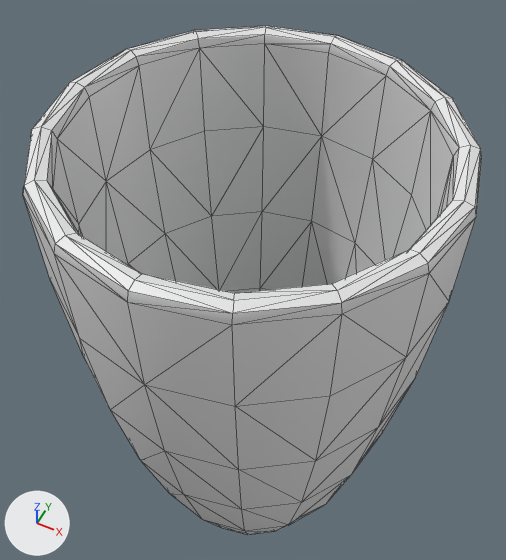
A saved change to the FBX model VR-Dining/Assets/Game Assets/Models/FBX_GroteVaas_3D_001.FBX.
Camera for both pictures: a camera (50 mm lens) standing at (0.234, -0.468, 1.053) and looking at (-0.03, 0.061, 0.393). The lights are fixed; the arrows at lower left show +X, +Y and +Z. Mesh edges are drawn as thin lines. Where no turn or scale is listed for an object, it has been applied to the vertices.

Objects in the first picture: 'GroteVaas'.
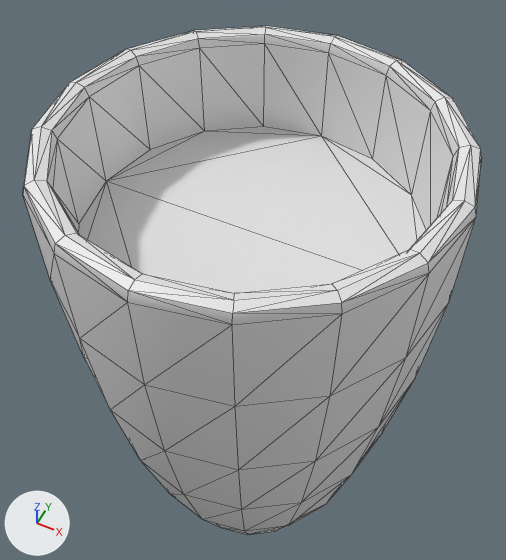
Changed parts and their boxes [x1, y1, x2, y2] in the pictures (506 x 560 px):
part 1 of me_mesh, deleted
    before: [78, 127, 426, 293]

Patch to the scene script:
```diff
--- a/VR-Dining/Assets/Game Assets/Models/FBX_GroteVaas_3D_001.FBX.py
+++ b/VR-Dining/Assets/Game Assets/Models/FBX_GroteVaas_3D_001.FBX.py
@@ me_mesh @@
 # used by ob_grotevaas; location = (0.0, 0.0, 0.0)
-me_mesh.from_pydata(...)  # 306 vertices, 608 faces; spans x -0.208..0.208, y -0.208..0.208, z -0.001..0.665
+me_mesh.from_pydata(...)  # 225 vertices, 446 faces; spans x -0.208..0.208, y -0.208..0.208, z -0.001..0.665
+# me_mesh part 1: 81 vertices removed from x -0.174..0.174, y -0.174..0.174, z 0.025..0.412
```
